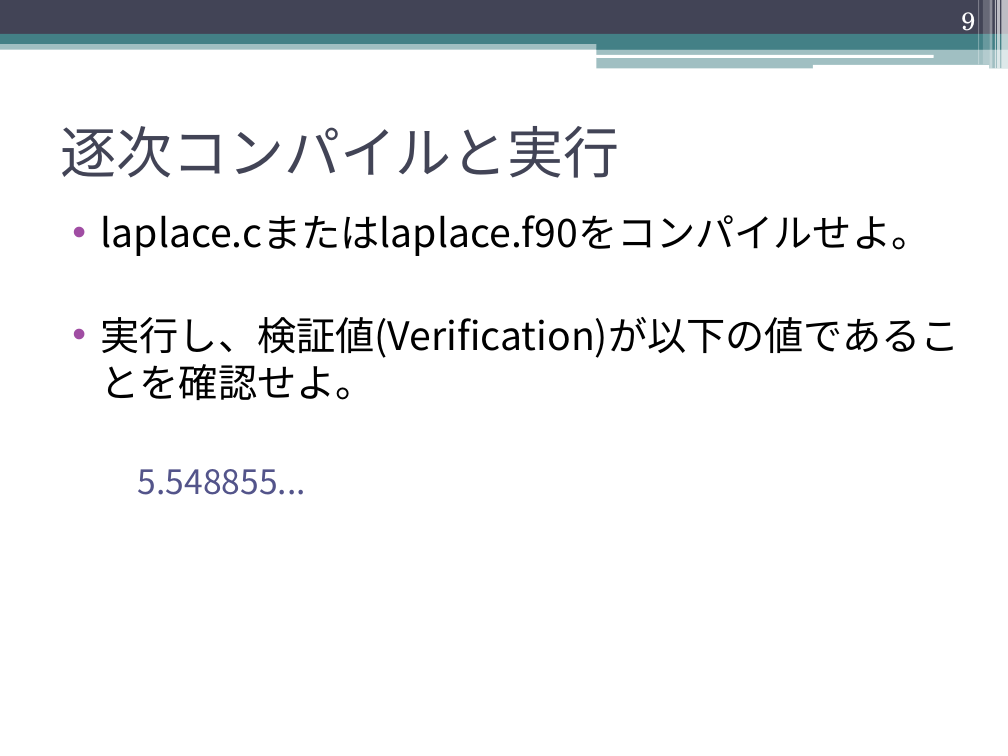
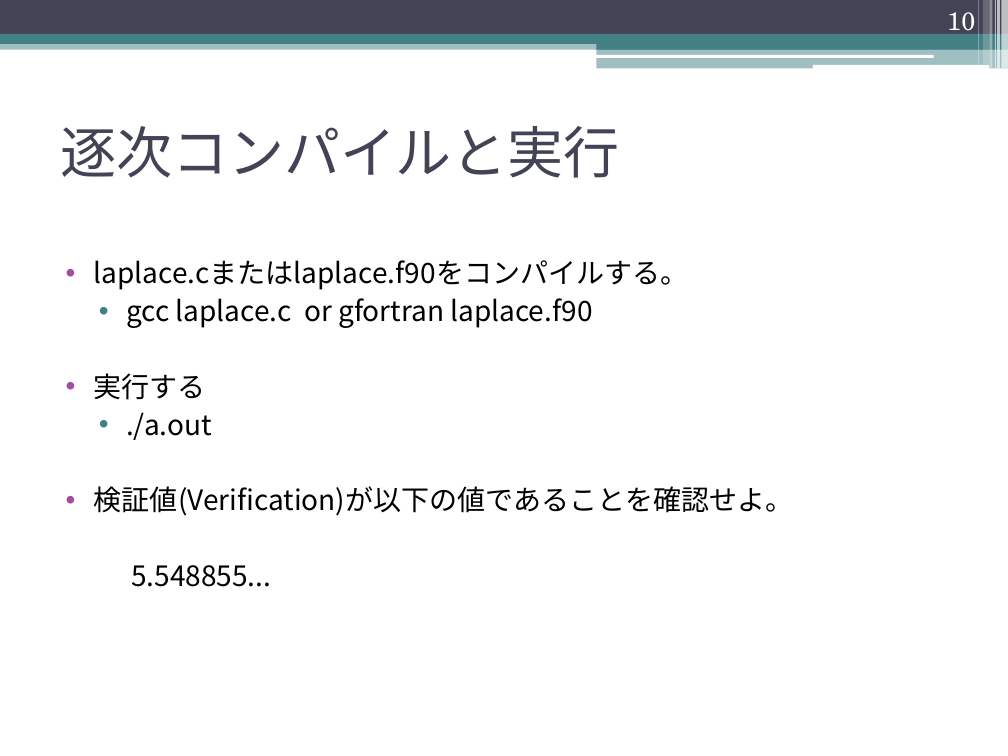
Before and after one commit to XcalableMP/Lecture, a slide deck: slide 10 of beginner/2.globalview.pptx (slide 9 before the commit). Drawn at 1008x756 pixels with LibreOffice and Linux fonts; fonts in the diff are those of the drawing. Boxes give left, top, right and bottom in pixels: in the first picture for what was removed or moved away, otherwise in the second. Text is boxed around its words. In the diff, an @@ line names an element or a change of style, - is before the commit and + after.

```diff
--- a/beginner/2.globalview.pptx
+++ b/beginner/2.globalview.pptx
@@ page number at (x1=947, y1=12, x2=975, y2=38): text changed @@
-9
+10
@@ text "laplace.cまたはlaplace.f90をコンパイルする。" moved from (x1=101, y1=215, x2=961, y2=495) to (x1=94, y1=260, x2=794, y2=516) @@
@@ text "laplace.cまたはlaplace.f90をコンパイルする。" at (x1=94, y1=260, x2=794, y2=516): size 24 to 20 pt, text colour #53548A to #000000 in "5.548855..." @@
@@ text at (x1=94, y1=260, x2=794, y2=516): text changed; size 28 to 20 pt @@
-• laplace.cまたはlaplace.f90をコンパイルせよ。
-• 実行し、検証値(Verification)が以下の値であることを確認せよ。
+• laplace.cまたはlaplace.f90をコンパイルする。
+  • gcc laplace.c or gfortran laplace.f90
+• 実行する
+  • ./a.out
+• 検証値(Verification)が以下の値であることを確認せよ。
```
Also in this commit, not shown: 9 other slides changed, 1 slide added, 1 slide removed, 1 other file.
